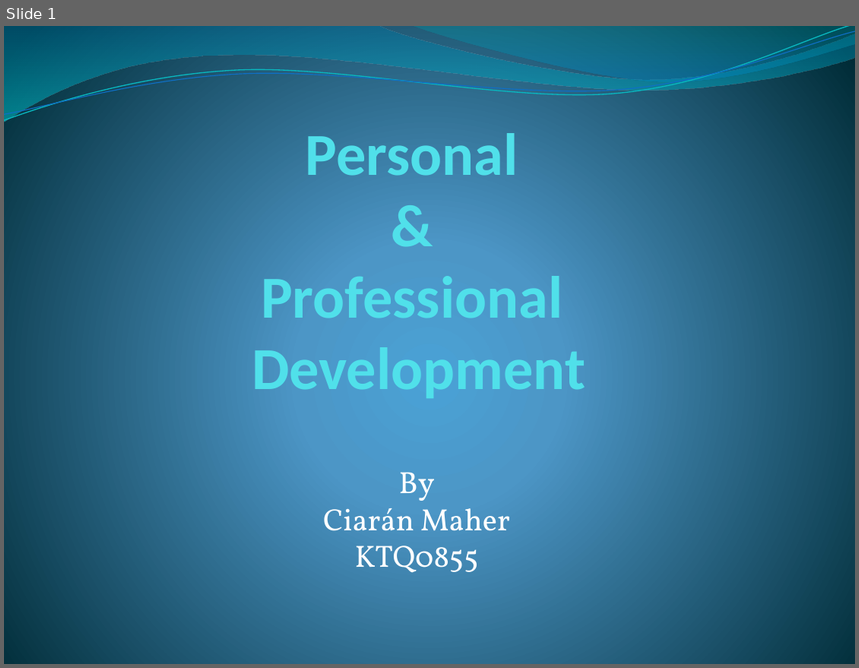
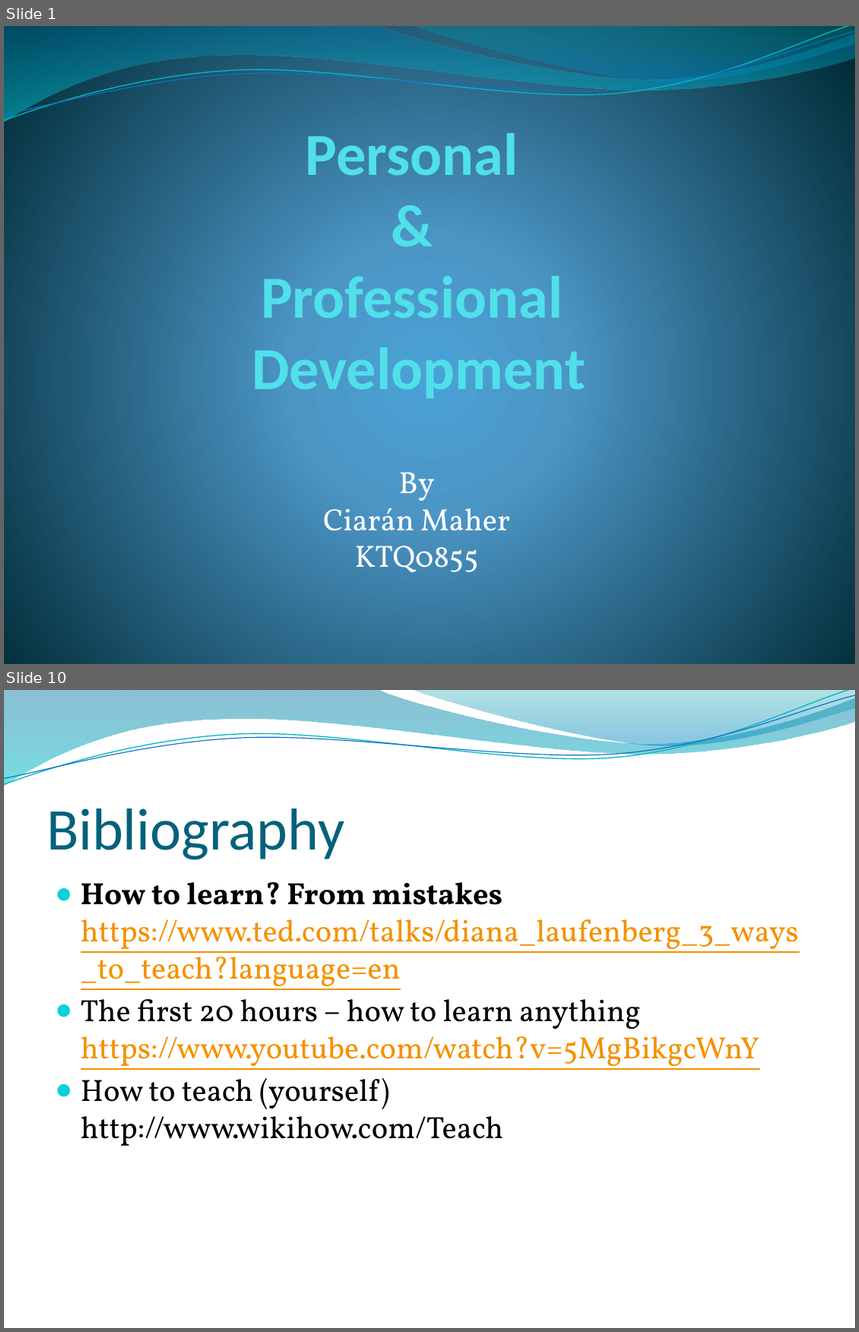
Before and after one commit to CrazeeIvan/ICT_P-PDev, a slide deck: Personal.pptx. Shown one above the other, each under a label of ours: slide 1 before the commit, slides 1 and 10 after it; the slides between them are not shown. The pictures are 859x668 and 859x1332 pixels, drawn with LibreOffice and Linux fonts; fonts in the diff are those of the drawing; background and template pictures are left out. Boxes give left, top, right and bottom in pixels: in the first picture for what was removed or moved away, otherwise in the second. Text is boxed around its words. In the diff, an @@ line names an element or a change of style, - is before the commit and + after.

```diff
--- a/Personal.pptx
+++ b/Personal.pptx
@@ slide 10 added at [4, 690, 855, 1328], background picture (left out); not listed: 4 template elements that a slide beside it also shows @@
@@ title added at [47, 809, 344, 860], 50 pt, text #04617B @@
+Bibliography
@@ text added at [81, 882, 799, 1146], 26 pt, text #F49100, underline @@
+● How to learn? From mistakes
+  https://www.ted.com/talks/diana_laufenberg_3_ways_to_teach?language=en
+● The first 20 hours – how to learn anything
+  https://www.youtube.com/watch?v=5MgBikgcWnY
+● How to teach (yourself)
+  http://www.wikihow.com/Teach
```
Also in this commit, not shown: 5 slides changed, 3 other slides added, 3 slides removed.
